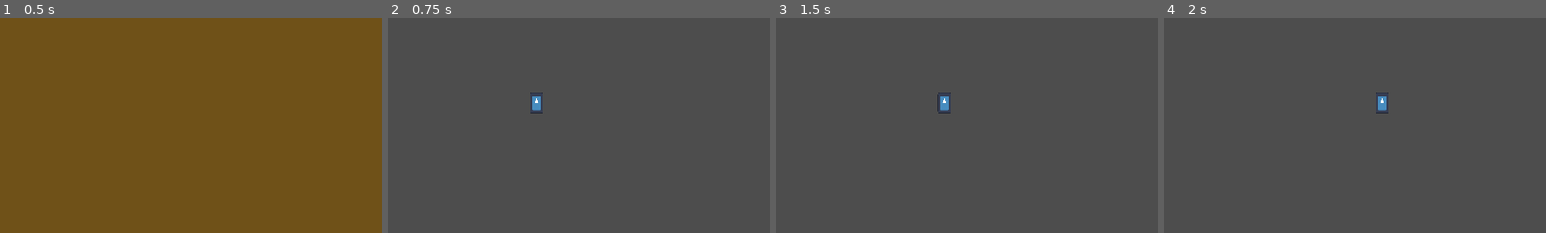
Above: before the commit, frames 1-4 (left to right).
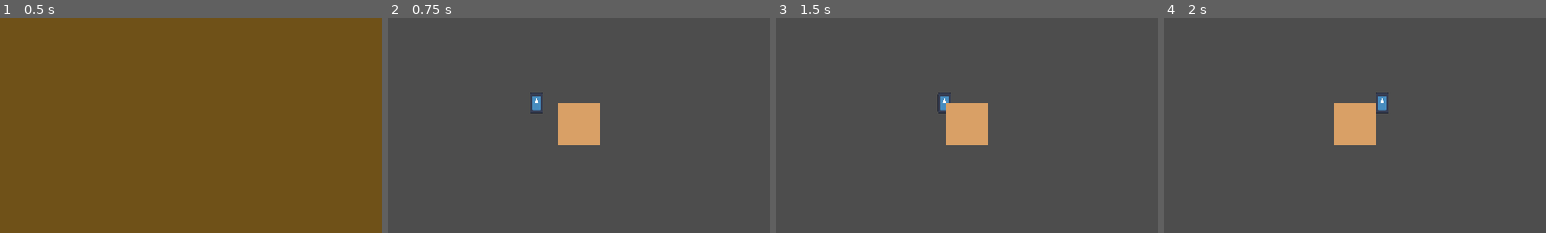
Above: after the commit, the same moments.

Repository: AtaMakesStuff/internship-farming-game
Game: Godot game, scene res://title.tscn
The game is run twice, just before and just after one commit, with the same random seed, the same clock (stepped at 60 frames per second) and the same inputs. The engine's default icon, where the game draws it, is replaced by a stand-in: a white triangle on a blue panel in a dark square.
Inputs (mouse positions are % of the whole screen's width and height, from its top left):
- Up to frame 1 (0.5 s): no input
- Up to frame 2 (0.75 s): click "Play" at 0.5 s
- Up to frame 3 (1.5 s): tap Enter (ui_accept) at 1.25 s; move the mouse to (72, 45) at 1.27 s; hold D (right) from 1.28 s (still down); click (72, 45) at 1.42 s
- Up to frame 4 (2 s): keep holding D (right); tap Enter (ui_accept) at 1.52 s
The pictures show only the part of the screen within x 0-50%, y 0-50%; the shares and areas given below are measured in that part.

Frame 1 is identical in both runs. In frame 2, 2.2% of the frame differs, in the area x 44-56%, y 39-60%; in frame 3, 2.2%; in frame 4, 2.2%.

Commit message:
Farm Tile wip
- Made images for farm tile
- Can click on tile and till it but only on center

Diff:
--- /dev/null
+++ b/internship-farming-game/farm_tile.gd
@@ -0,0 +1,26 @@
+extends Sprite2D
+
+
+# Called when the node enters the scene tree for the first time.
+func _ready() -> void:
+	pass # Replace with function body.
+
+
+# Called every frame. 'delta' is the elapsed time since the previous frame.
+func _process(delta: float) -> void:
+	pass
+
+func _input(event):
+	if event is InputEventMouseButton and event.pressed:
+		var tex = $ColorRect.texture
+		if tex == null:
+			return
+
+		var sprite_size = tex.get_size() * scale
+		var top_left = global_position - sprite_size / 2.0
+		var mouse_pos = get_global_mouse_position()
+		var sprite_rect = Rect2(top_left, sprite_size)
+
+		if sprite_rect.has_point(mouse_pos):
+			$ColorRect.hide()
+			$ColorRect2.show()
--- /dev/null
+++ b/internship-farming-game/farm_tile.tscn
@@ -0,0 +1,19 @@
+[gd_scene load_steps=4 format=3 uid="uid://dy3xf8kokulcv"]
+
+[ext_resource type="Script" path="res://farm_tile.gd" id="1_sbqfu"]
+[ext_resource type="Texture2D" uid="uid://bn14bkrr8tfmh" path="res://art/Untilled-Farming-Tile.png" id="3_1jldd"]
+[ext_resource type="Texture2D" uid="uid://dgipnm7r4uus6" path="res://art/Tilled-Farming-Tile.png" id="4_if0id"]
+
+[node name="farm_tile" type="Sprite2D"]
+position = Vector2(32, 32)
+scale = Vector2(0.5, 0.5)
+script = ExtResource("1_sbqfu")
+
+[node name="ColorRect" type="Sprite2D" parent="."]
+scale = Vector2(4, 4)
+texture = ExtResource("3_1jldd")
+
+[node name="ColorRect2" type="Sprite2D" parent="."]
+visible = false
+scale = Vector2(4, 4)
+texture = ExtResource("4_if0id")
--- a/internship-farming-game/testing.tscn
+++ b/internship-farming-game/testing.tscn
@@ -1,8 +1,12 @@
-[gd_scene load_steps=2 format=3 uid="uid://casinnr6aw1dg"]
+[gd_scene load_steps=3 format=3 uid="uid://casinnr6aw1dg"]
 
 [ext_resource type="PackedScene" uid="uid://c5b0bdgeuwwea" path="res://player.tscn" id="1_m16bd"]
+[ext_resource type="PackedScene" uid="uid://dy3xf8kokulcv" path="res://farm_tile.tscn" id="2_5abx4"]
 
 [node name="testing" type="Node2D"]
 
 [node name="Player" parent="." instance=ExtResource("1_m16bd")]
 position = Vector2(224, 128)
+
+[node name="farm_tile" parent="." instance=ExtResource("2_5abx4")]
+position = Vector2(288, 160)
Binary file added: internship-farming-game/art/Tilled-Farming-Tile.png
Not shown, added: internship-farming-game/art/Tilled-Farming-Tile.png.import
Binary file added: internship-farming-game/art/Untilled-Farming-Tile.png
Not shown, added: internship-farming-game/art/Untilled-Farming-Tile.png.import
Not shown, added: .DS_Store
Not shown, added: internship-farming-game/.DS_Store
Not shown, added: internship-farming-game/art/.DS_Store
